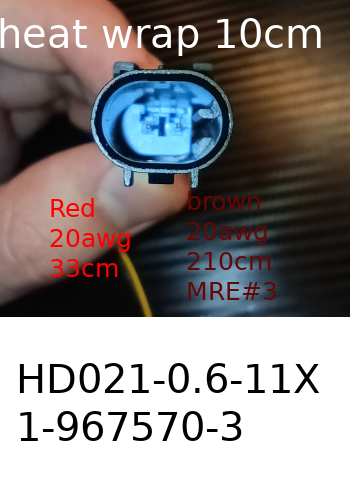
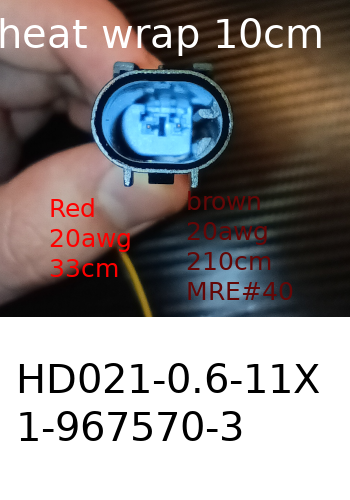
Layers edited between the first and the second 350 × 500 image:
painted on "brown ..." over [263, 282, 293, 300]
